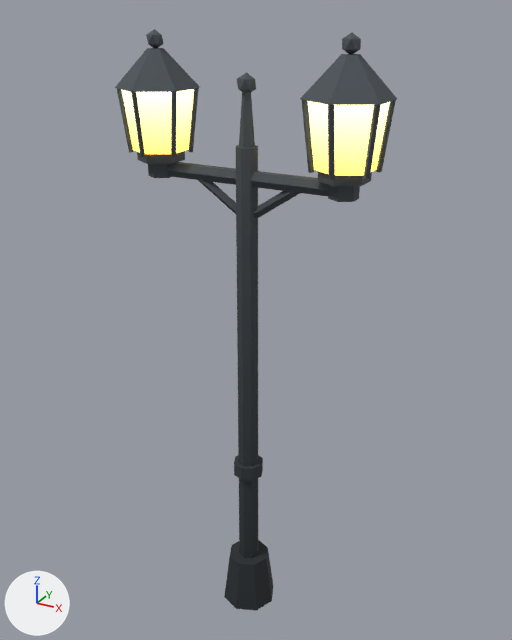
The glTF model modelos/parque/piezas/farol_doble.glb as it was, and as the next commit left it.
The view is the same before and after, from a 50 mm camera at (1.67, -2.96, 3.34) aimed at (0.0, 0.09, 1.82). The axes (+X, +Y, +Z) are drawn at lower left. The lights are the same throughout. The picture after the commit comes second.

Names of what the first picture shows: 'farol_doble'.
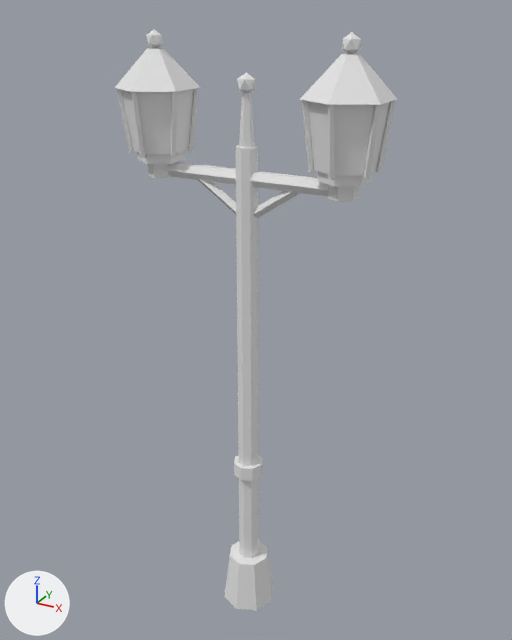
The edits, one by one:
me_farol_doble has 314 vertices, 512 faces and spans x -0.68..0.68, y -0.21..0.21, z 0.0..3.26.
me_farol_doble no longer uses material mat_parque.

Location of each change, [x1, y1, x2, y2] in pixels of the pictures (512 x 640 px):
'farol_doble', recoloured (grey to white): [115, 29, 397, 610] in both
